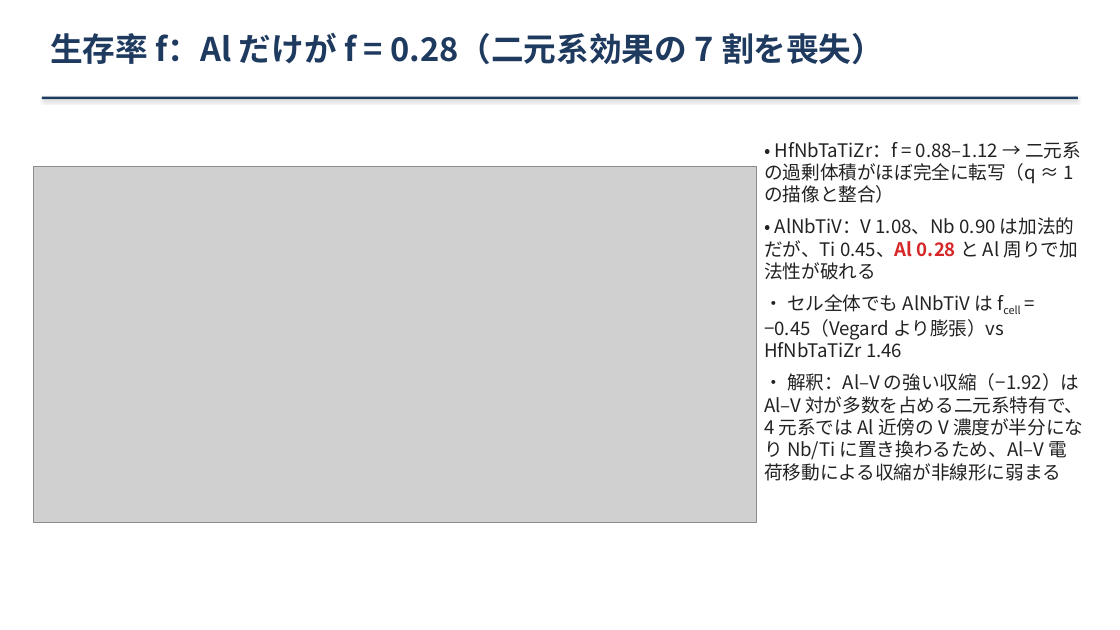
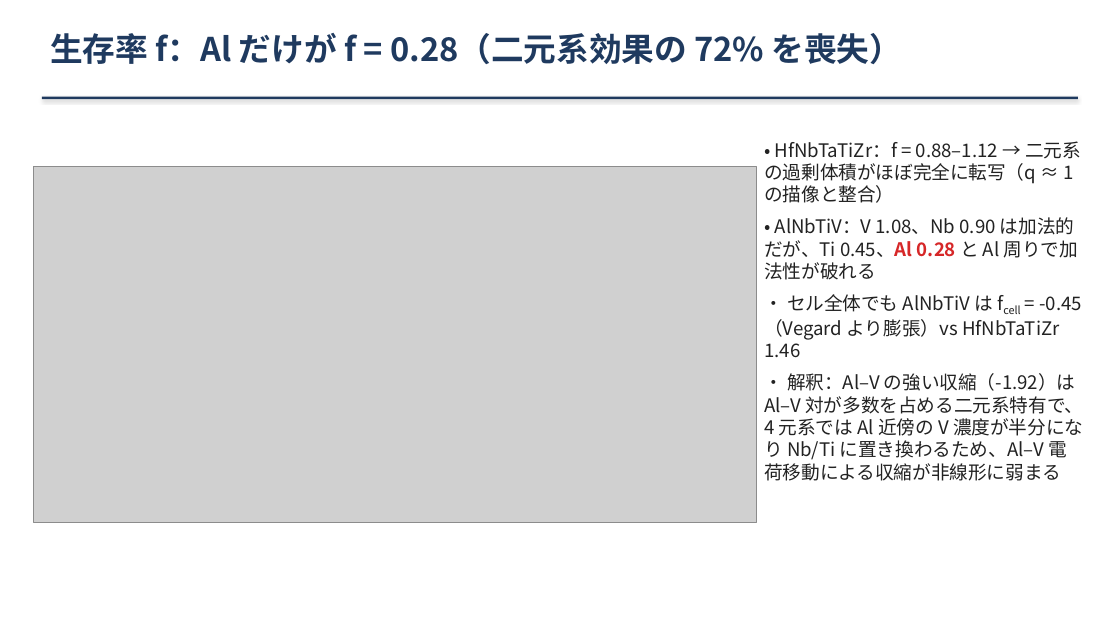
Before and after one commit to minimumtone/machine-learning, a slide deck: slide 9 of mlip_bader/slides/al_effect_bcc_hea.pptx. Drawn at 1120x630 pixels with LibreOffice and Linux fonts; fonts in the diff are those of the drawing; grey boxes stand for pictures. Boxes give left, top, right and bottom in pixels: in the first picture for what was removed or moved away, otherwise in the second. Text is boxed around its words. In the diff, an @@ line names an element or a change of style, - is before the commit and + after.

```diff
--- a/mlip_bader/slides/al_effect_bcc_hea.pptx
+++ b/mlip_bader/slides/al_effect_bcc_hea.pptx
@@ text at (50,33,903,64): text changed @@
-生存率 f：Al だけが f = 0.28（二元系効果の 7 割を喪失）
+生存率 f：Al だけが f = 0.28（二元系効果の 72% を喪失）
@@ text at (764,294,1083,481): text changed @@
-• セル全体でも AlNbTiV は fcell = −0.45（Vegard より膨張）vs HfNbTaTiZr 1.46
-• 解釈：Al–V の強い収縮（−1.92）は Al–V 対が多数を占める二元系特有で、4 元系では Al 近傍の V 濃度が半分になり Nb/Ti に置き換わるため、Al–V 電荷移動による収縮が非線形に弱まる
+• セル全体でも AlNbTiV は fcell = -0.45（Vegard より膨張）vs HfNbTaTiZr 1.46
+• 解釈：Al–V の強い収縮（-1.92）は Al–V 対が多数を占める二元系特有で、4 元系では Al 近傍の V 濃度が半分になり Nb/Ti に置き換わるため、Al–V 電荷移動による収縮が非線形に弱まる
```
Also in this commit, not shown: 4 other slides changed, 2 other files.
